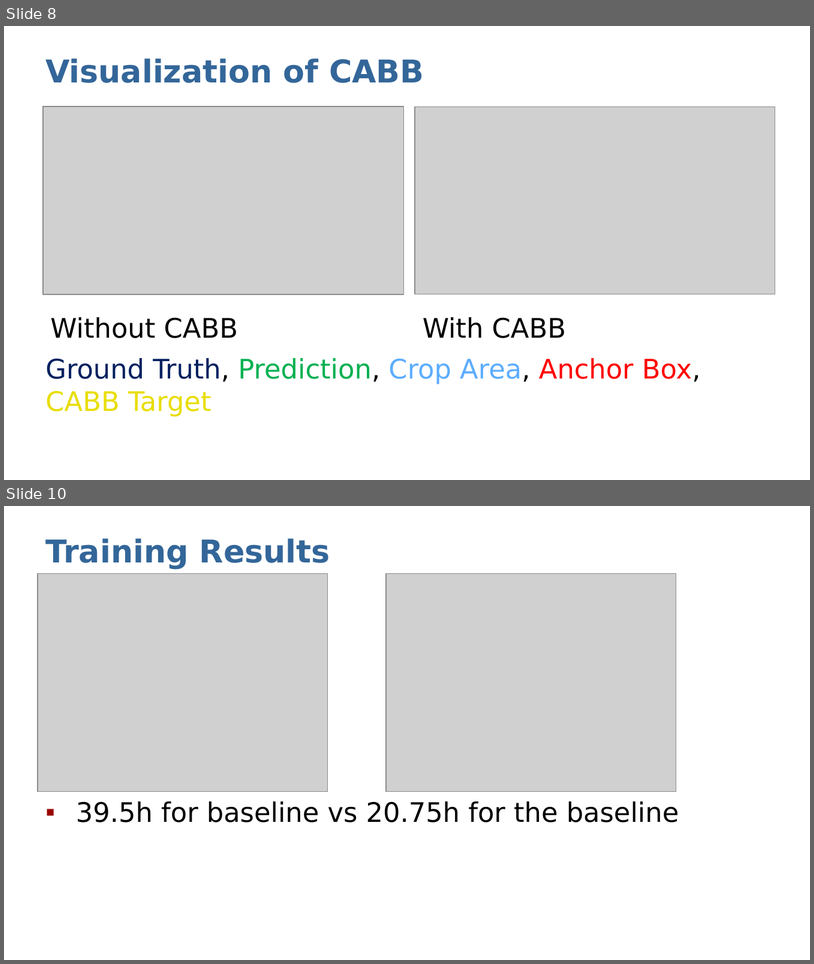
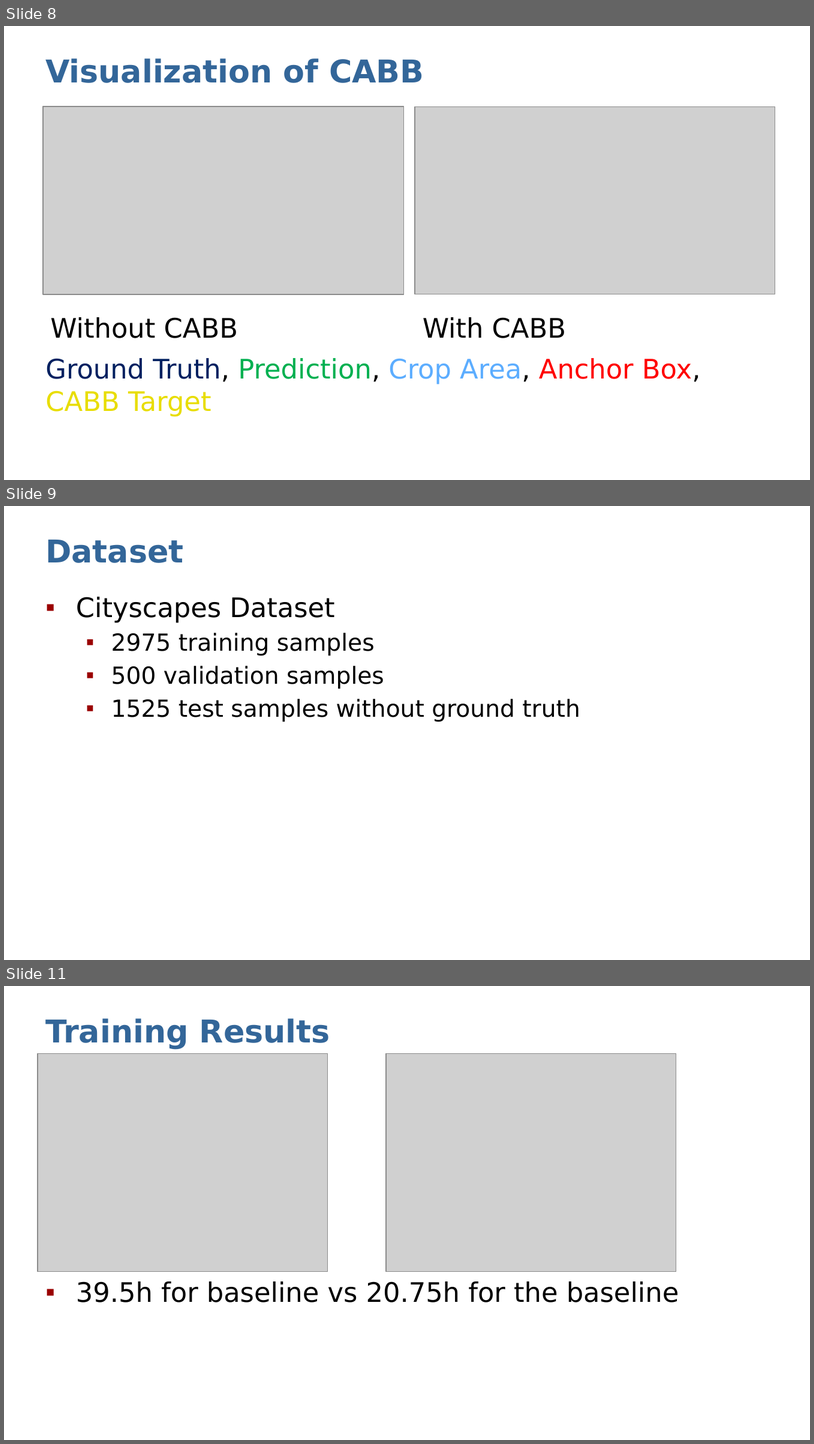
Before and after one commit to Dystron/Forked_EfficientPS, a slide deck: Crop-Aware Panoptic Segmentation.pptx. Shown one above the other, each under a label of ours: slides 8 and 10 before the commit, slides 8, 9 and 11 after it; the slides between them are not shown. The pictures are 814x964 and 814x1444 pixels, drawn with LibreOffice and Linux fonts; fonts in the diff are those of the drawing; grey boxes stand for pictures. Boxes give left, top, right and bottom in pixels: in the first picture for what was removed or moved away, otherwise in the second. Text is boxed around its words. In the diff, an @@ line names an element or a change of style, - is before the commit and + after.

```diff
--- a/Crop-Aware Panoptic Segmentation.pptx
+++ b/Crop-Aware Panoptic Segmentation.pptx
@@ slide 9 added at (4, 506, 810, 960), background #FFFFFF @@
@@ title added at (45, 540, 183, 563), 28 pt, text #336699, bold @@
+Dataset
@@ text added at (76, 597, 580, 721), 21 pt, text #000000 @@
+▪ Cityscapes Dataset
+  ▪ 2975 training samples
+  ▪ 500 validation samples
+  ▪ 1525 test samples without ground truth
@@ what was slide 10 is now slide 11 @@
```
Also in this commit, not shown: 3 slides changed, 1 other slide added.
